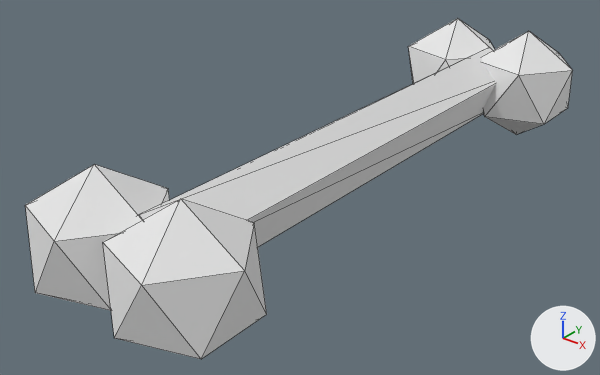
A saved change to the COLLADA model Assets/Models/Bone.dae.
Camera for both pictures: a 50 mm lens placed at (3.73, -5.42, 2.78), pointed at (-0.28, -0.42, -0.32). Every picture has the same lights, and +X, +Y and +Z are marked at lower right. Mesh edges are drawn as thin lines.
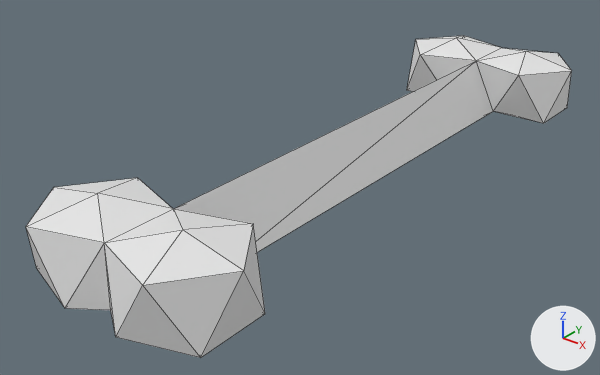
Edits to the bpy script that builds the scene:
```text
Change me_cylinder_006:
    used by ob_cylinder; location = (0.0, 0.0, 0.0)
    remove me_cylinder_006.from_pydata(...)  # 58 vertices, 90 faces; spans x -0.9..0.9, y -2.88..2.88, z -0.56..0.56
    add me_cylinder_006.from_pydata(...)  # 42 vertices, 80 faces; spans x -0.89..0.89, y -2.87..2.87, z -0.35..0.35
    me_cylinder_006 part 1: the loose piece of 10 vertices spanning x -0.3..0.3, y -2.4..2.4, z -0.26..0.32 is rebuilt with 42 vertices and now spans x -0.89..0.89, y -2.87..2.87, z -0.35..0.35
    me_cylinder_006 part 2
    24 vertices are removed from x -0.9..0.9, y -2.88..-1.92, z -0.56..0.56
    40 faces are deleted
    me_cylinder_006 part 3
    24 vertices are removed from x -0.9..0.9, y 1.92..2.88, z -0.56..0.56
    40 faces are deleted
```

Pixel boxes (x1, y1, x2, y2) of what changed, in the pictures (600 x 375 px):
'Cylinder', reshaped
    before: (25, 18, 573, 359)
    after: (26, 36, 572, 358)
part 1 of me_cylinder_006, rebuilt
    before: (139, 47, 496, 247)
    after: (26, 36, 572, 358)
part 2 of me_cylinder_006, deleted
    before: (25, 164, 267, 359)
part 3 of me_cylinder_006, deleted
    before: (408, 18, 573, 135)
